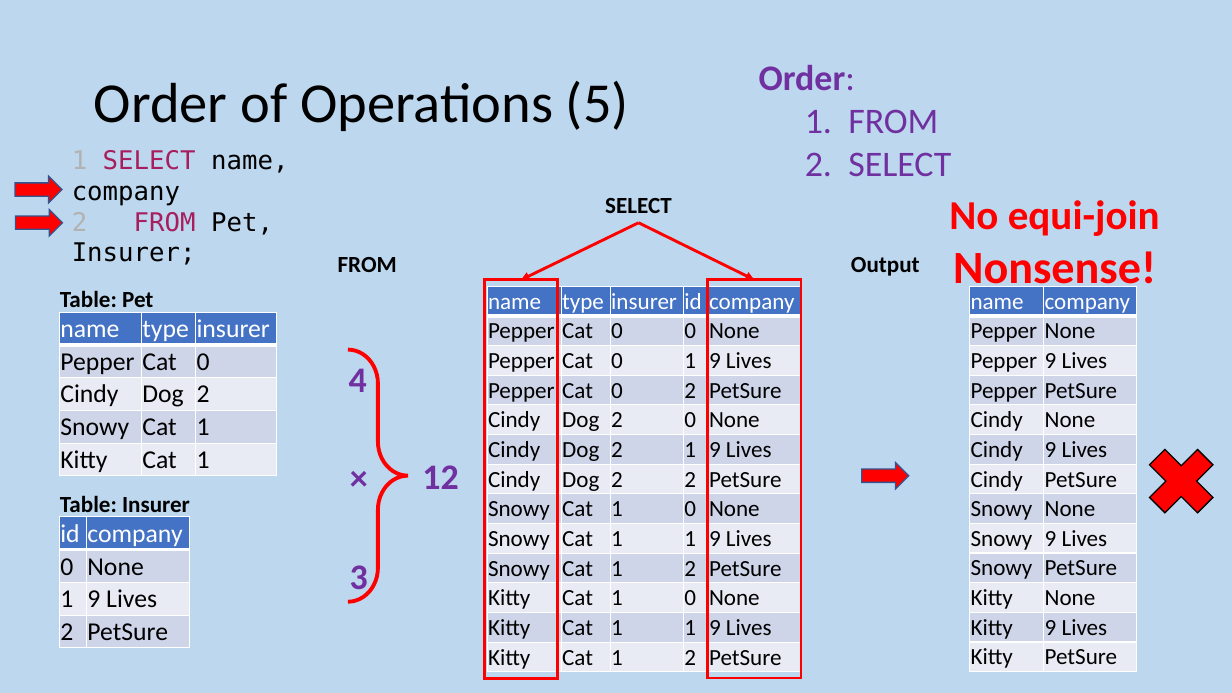
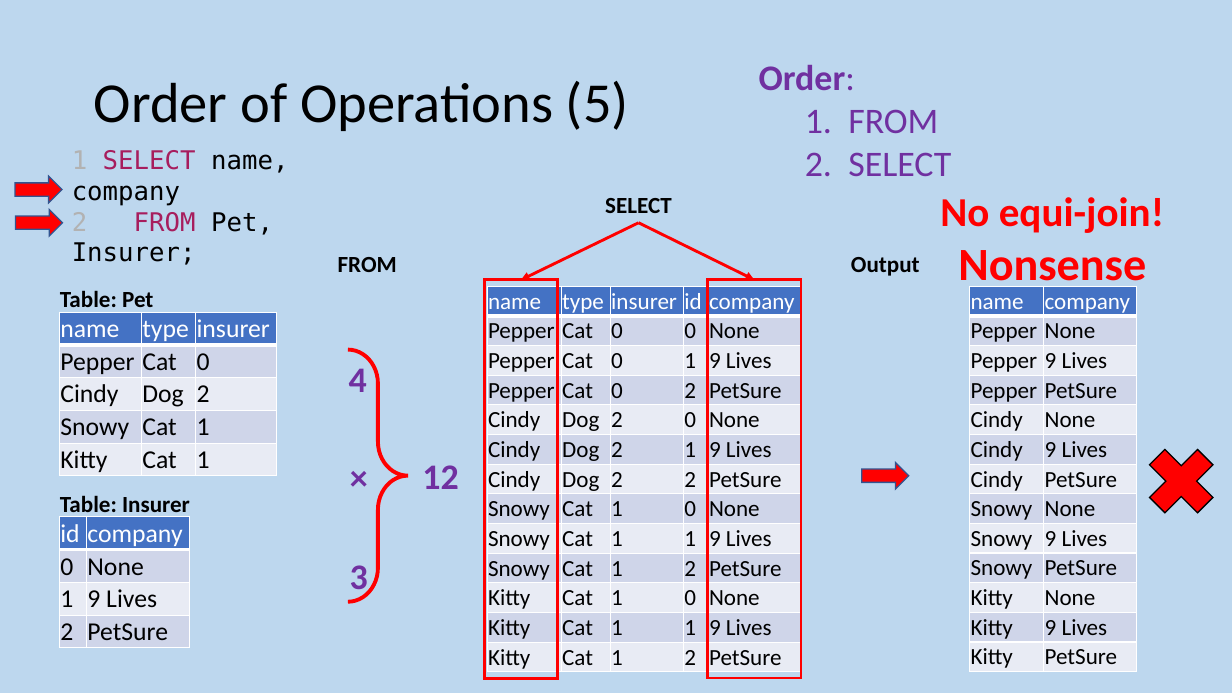
Before and after one commit to MrFriendCS/MrFriendCS.github.io, a slide deck: slide 77 of n5/ddd/N5 CS DDD Slides.pptx (slide 82 before the commit). Drawn at 1232x693 pixels with LibreOffice and Linux fonts; fonts in the diff are those of the drawing. Boxes give left, top, right and bottom in pixels: in the first picture for what was removed or moved away, otherwise in the second. Text is boxed around its words. In the diff, an @@ line names an element or a change of style, - is before the commit and + after.

```diff
--- a/n5/ddd/N5 CS DDD Slides.pptx
+++ b/n5/ddd/N5 CS DDD Slides.pptx
@@ text at (x1=940, y1=197, x2=1164, y2=292): text changed @@
-No equi-join
-Nonsense!
+No equi-join!
+Nonsense
```
Also in this commit, not shown: 12 other files.
